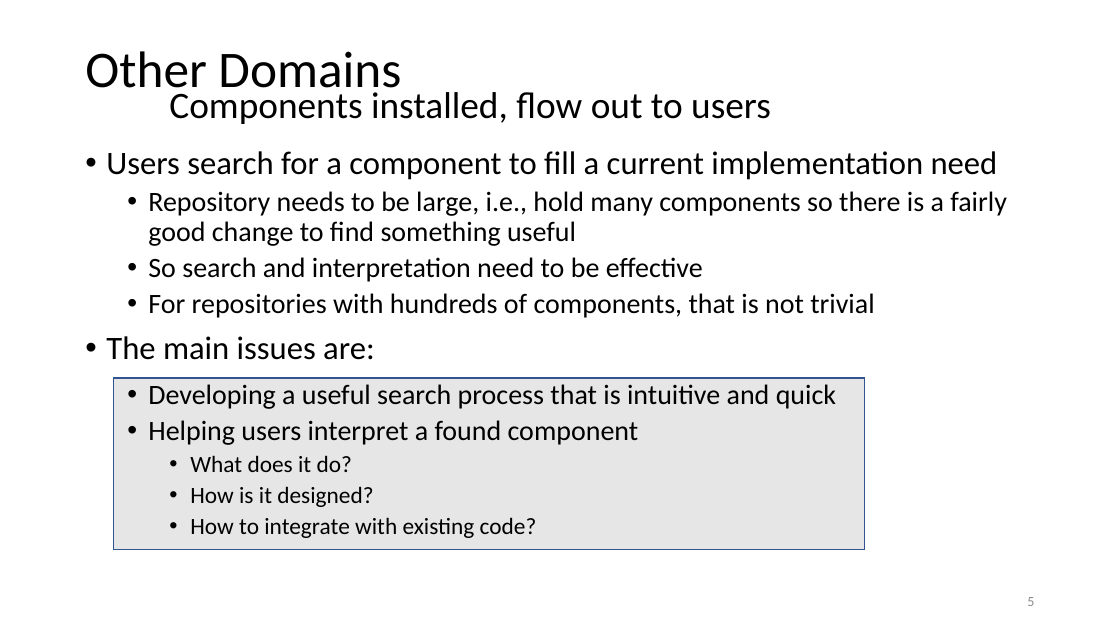
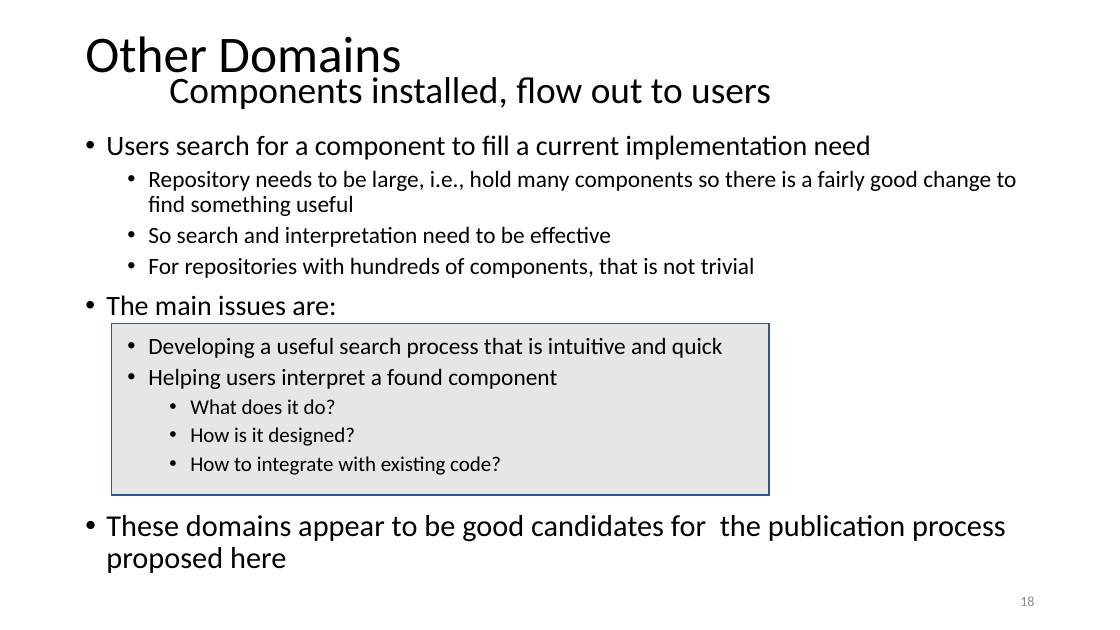
Before and after one commit to JimFawcett/JimFawcett.github.io, a slide deck: slide 18 of Resources/PublishingSourceCode.pptx (slide 5 before the commit). Drawn at 1120x630 pixels with LibreOffice and Linux fonts; fonts in the diff are those of the drawing. Boxes give left, top, right and bottom in pixels: in the first picture for what was removed or moved away, otherwise in the second. Text is boxed around its words. In the diff, an @@ line names an element or a change of style, - is before the commit and + after.

```diff
--- a/Resources/PublishingSourceCode.pptx
+++ b/Resources/PublishingSourceCode.pptx
@@ title "Other Domains Components installed, flow ...": place and size @@
-title "Other Domains Components installed, flow ..." at (85, 51, 771, 124)
+title "Other Domains Components installed, flow ..." at (85, 36, 771, 109)
@@ text "Users search for a component ...": place and size @@
-text "Users search for a component ..." at (106, 151, 1007, 538)
+text "Users search for a component ..." at (106, 135, 1017, 573)
@@ text at (106, 135, 1017, 475): size 28 to 24 pt in "Users search for a component to fill ...", "The main issues are:"; size 24 to 20 pt in "Repository needs to be large, i.e., hold ...", "So search and interpretation need to be ...", "For repositories with hundreds of components, that ...", "Developing a useful search process that is ..." and 1 more places; size 20 to 18 pt in "What does it do?", "How is it designed?", "How to integrate with existing code?" @@
@@ rectangle: place and size @@
-rectangle at (113, 378, 865, 549)
+rectangle at (111, 323, 769, 495)
@@ text at (106, 515, 1006, 573): paragraph added @@
+• These domains appear to be good candidates for the publication process proposed here
@@ page number at (1020, 596, 1034, 606): text changed @@
-5
+18
```
Also in this commit, not shown: 6 other slides changed, 6 other files.
